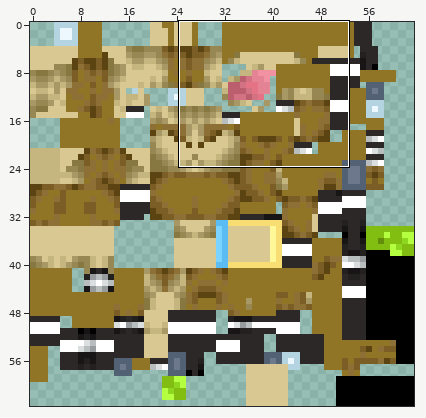
File history of a pixel-art sprite, evo_test_pack3/assets/evo_test_pack/textures/models/aliens/alien_110/alien_110.png. The picture above shows the old version from afar; the outline marks the close-up.
Close-up. First the earlier version:
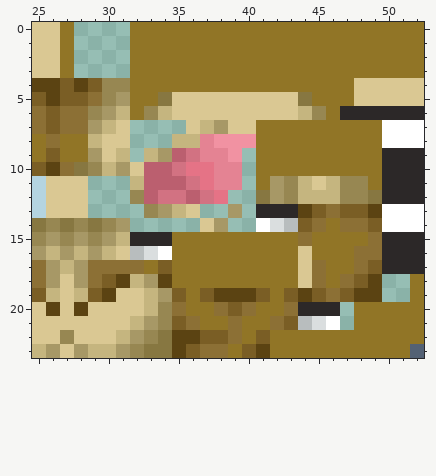
The file is 64x64 pixels. Shown: x 25..52, y 0..23.
New version:
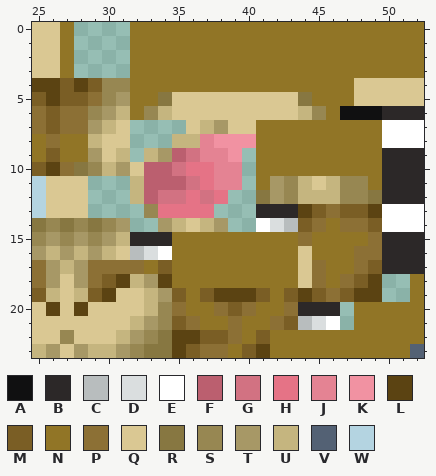
Palette (. is transparent): A #101011  B #2c2828  C #b8bdbe  D #dadedf  E #ffffff  F #bb5f6f  G #d27282  H #e57386  J #e48393  K #f192a2  L #5b4312  M #7a5e25  N #917526  P #8c7035  Q #dac893  R #877741  S #978752  T #a79866  U #c5b57f  V #536174  W #b4d4e1
The exact change:
Colour B becomes colour A in row 6 at x 47 to 49.
The author put colour H in row 13 at x 37.
Colour F becomes colour H in row 12 at x 36.
Colour Q becomes colour H in row 13 at x 36.
Colour T becomes colour H in row 13 at x 34.
Colour U becomes colour H in row 13 at x 35.
The author put colour Q in row 14 at x 36.
The author put colour T in row 14 at x 34.
The author put colour U in row 14 at x 35.
Colour Q becomes colour U in row 14 at x 37.
Colour S becomes colour U in row 12 at x 32.
Colour T is gone in row 13 at x 39.
Pixel boxes of the changes (left, top, right, bottom) in both close-ups:
changed: (340, 106, 382, 120)
changed: (130, 190, 242, 232)
